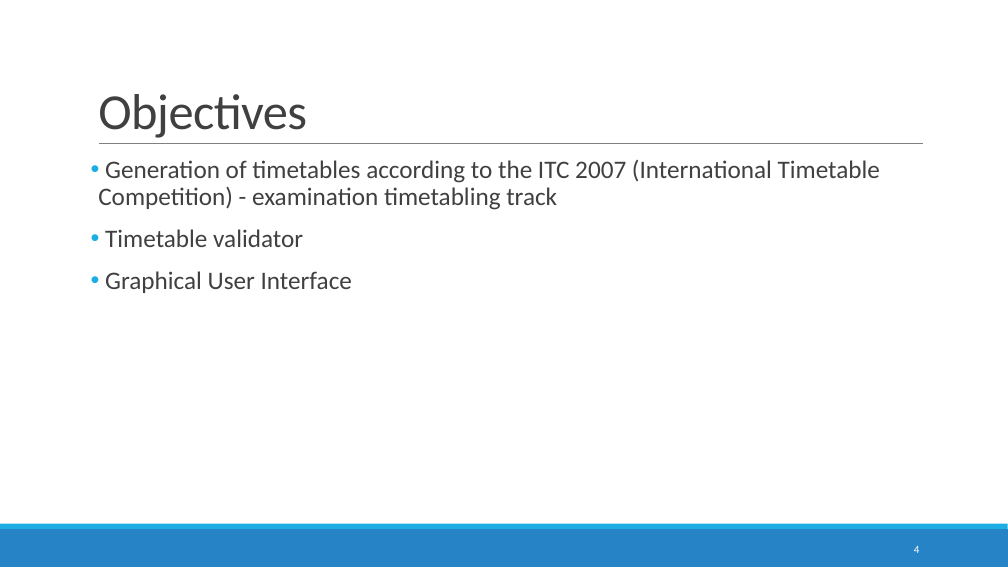
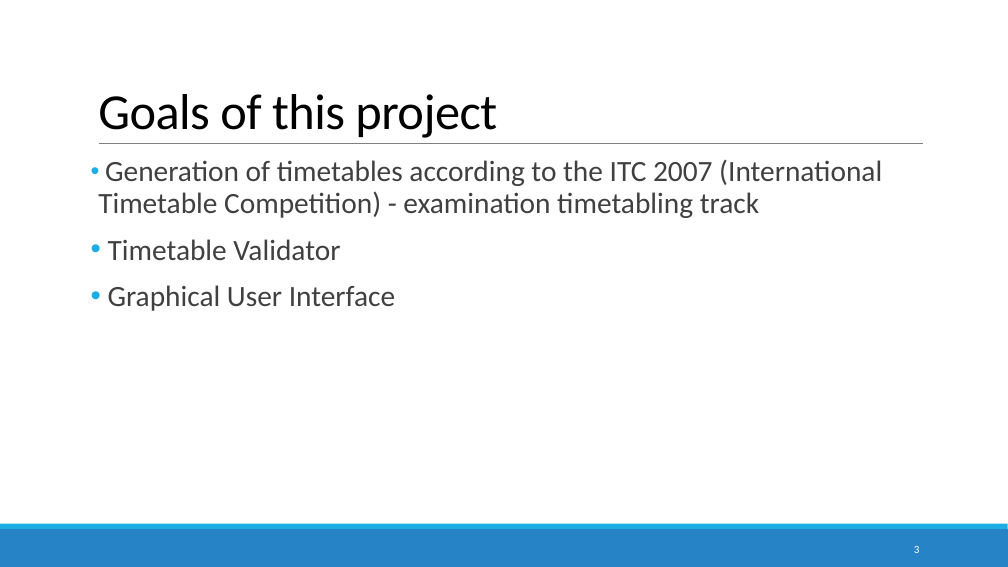
Before and after one commit to devilsdante/isel-examtimetabling-2014-2015, a slide deck: slide 3 of doc/Apresentação Oral/Examination Timetabling Automation using Hybrid Meta-heuristics.pptx (slide 4 before the commit). Drawn at 1008x567 pixels with LibreOffice and Linux fonts; fonts in the diff are those of the drawing. Boxes give left, top, right and bottom in pixels: in the first picture for what was removed or moved away, otherwise in the second. Text is boxed around its words. In the diff, an @@ line names an element or a change of style, - is before the commit and + after.

```diff
--- a/doc/Apresentação Oral/Examination Timetabling Automation using Hybrid Meta-heuristics.pptx
+++ b/doc/Apresentação Oral/Examination Timetabling Automation using Hybrid Meta-heuristics.pptx
@@ title at [98, 94, 497, 138]: text changed; text colour #404040 to #000000 @@
-Objectives
+Goals of this project
@@ text at [98, 160, 882, 311]: size 24 to 28 pt in "Generation of timetables according to the ITC ...", "Graphical User Interface" @@
@@ text at [108, 239, 340, 260]: text changed; size 24 to 28 pt @@
-• Timetable validator
+• Timetable Validator
@@ page number at [914, 546, 920, 553]: text changed @@
-4
+3
```
Also in this commit, not shown: 22 other slides changed, 3 slides added, 4 other files.
